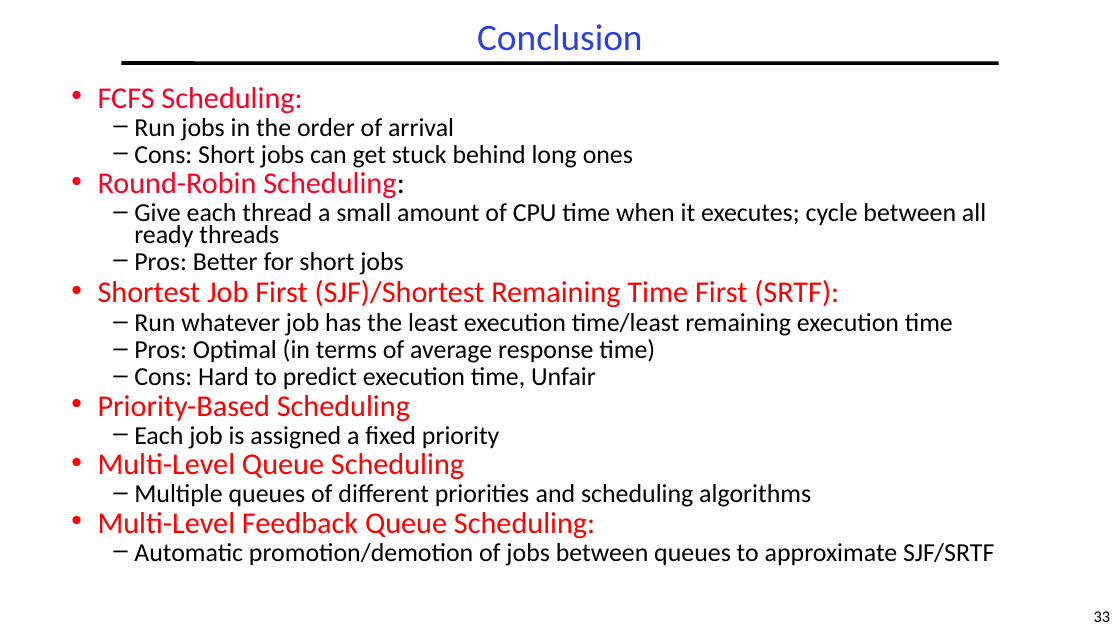
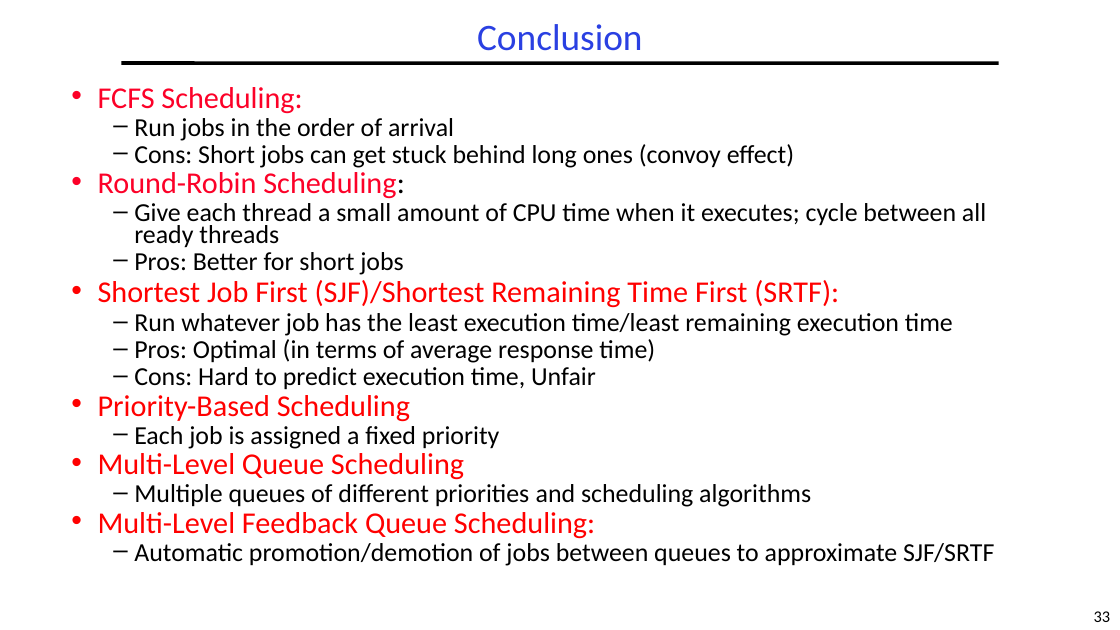
Before and after one commit to guhofstra/CSC112Fa26, a slide deck: slide 33 of PPTs/L5-Scheduling.pptx. Drawn at 1120x630 pixels with LibreOffice and Linux fonts; fonts in the diff are those of the drawing. Boxes give left, top, right and bottom in pixels: in the first picture for what was removed or moved away, otherwise in the second. Text is boxed around its words. In the diff, an @@ line names an element or a change of style, - is before the commit and + after.

```diff
--- a/PPTs/L5-Scheduling.pptx
+++ b/PPTs/L5-Scheduling.pptx
@@ text at (134,144,794,168): text changed @@
-  – Cons: Short jobs can get stuck behind long ones
+  – Cons: Short jobs can get stuck behind long ones (convoy effect)
```
Also in this commit, not shown: 3 other slides changed, 4 other files.
